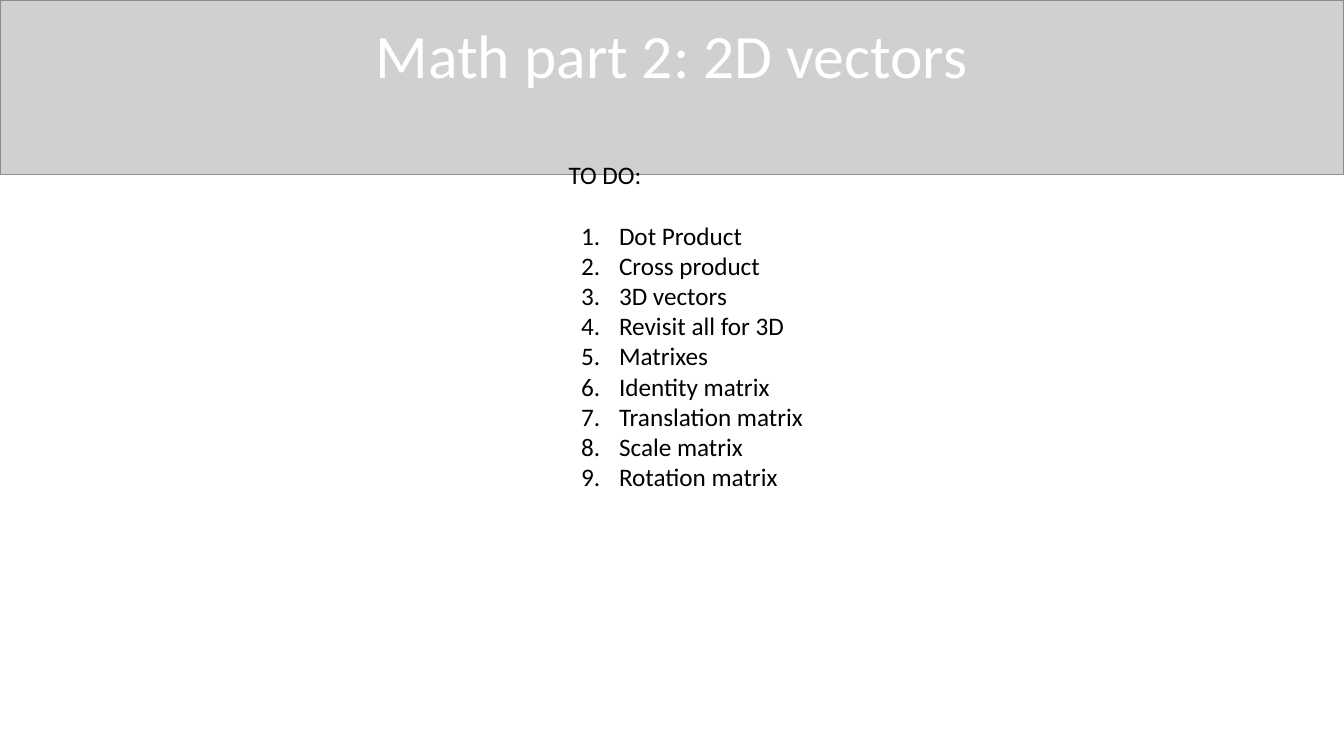
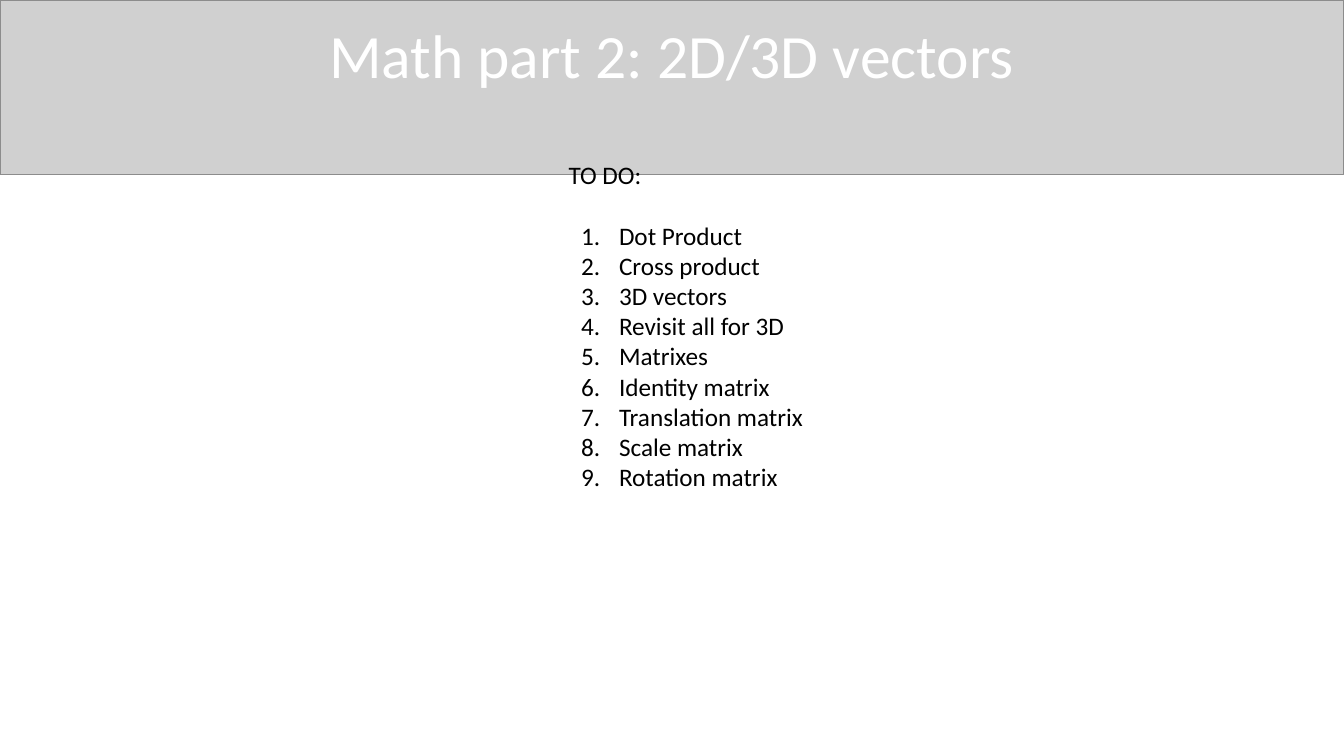
Before and after one commit to QuincyJacobs/WebGLTutorial, a slide deck: slide 98 of Presentation/Presentation WebGL.pptx (slide 96 before the commit). Drawn at 1344x756 pixels with LibreOffice and Linux fonts; fonts in the diff are those of the drawing; grey boxes stand for pictures. Boxes give left, top, right and bottom in pixels: in the first picture for what was removed or moved away, otherwise in the second. Text is boxed around its words. In the diff, an @@ line names an element or a change of style, - is before the commit and + after.

Commit message:
Another update to presentation math

```diff
--- a/Presentation/Presentation WebGL.pptx
+++ b/Presentation/Presentation WebGL.pptx
@@ text at <box>329,36,1014,88</box>: text changed @@
-Math part 2: 2D vectors
+Math part 2: 2D/3D vectors
```
Also in this commit, not shown: 6 other slides changed, 3 slides added, 1 slide removed, 1 other file.
